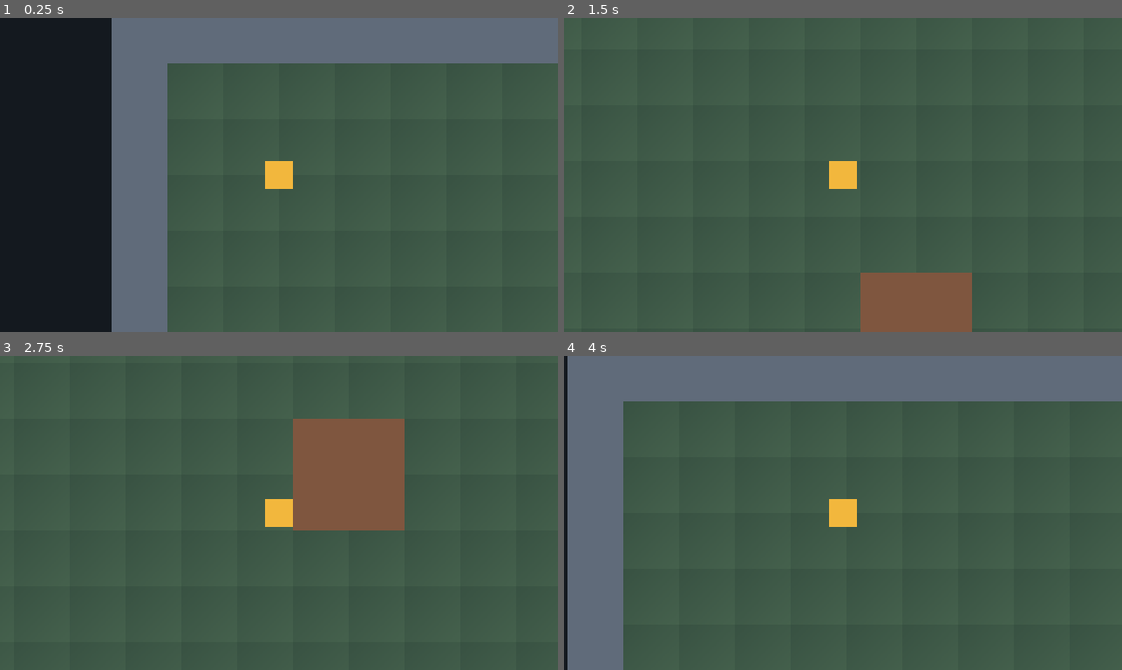
Above: before the commit, frames 1-4 (two rows, left to right).
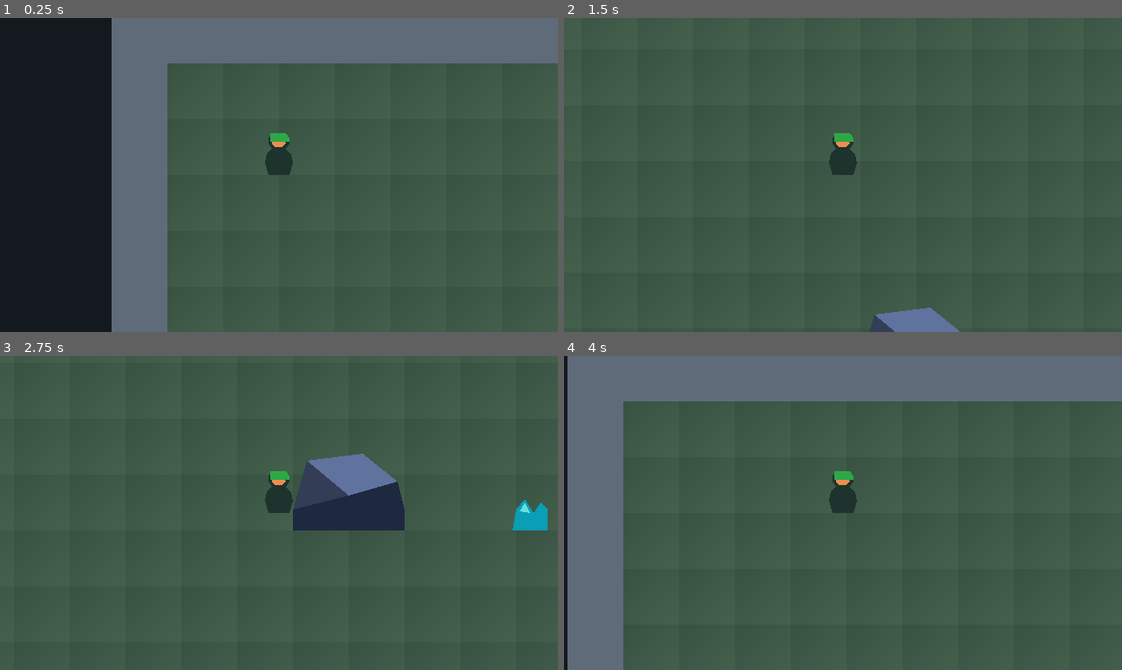
Above: after the commit, the same moments.

Repository: Piawanegawa/miners-heaven
Game: Godot game, scene res://scenes/world/test_area.tscn
Two runs of this game, one before a commit and one after it. Both use one fixed random seed, a clock stepped at 60 frames per second and the inputs below.
Inputs (mouse positions are in pixels of both pictures, inside the frame that each line leads up to):
- Up to frame 1 (0.25 s): no input
- Up to frame 2 (1.5 s): tap Enter at 0.5 s; move the mouse to (965, 159) at 0.52 s; hold D (ui_right) 0.53-1.28 s; click (965, 159) at 0.67 s; move the mouse to (731, 190) at 1.27 s; hold S (ui_down) from 1.28 s (still down)
- Up to frame 3 (2.75 s): move the mouse to (334, 443) at 2.02 s; release S (ui_down) at 2.03 s; hold D (ui_right) from 2.03 s (still down)
- Up to frame 4 (4 s): tap Space at 2.75 s; move the mouse to (815, 575) at 2.77 s; release D (ui_right) at 2.78 s; hold W (ui_up) 2.78-3.53 s; click (815, 575) at 2.92 s; move the mouse to (1010, 560) at 3.52 s; hold A (ui_left) from 3.53 s (still down)

The runs differ from the first frame. In frame 1, 0.8% of the frame differs, in the area x 47-53%, y 36-55%; in frame 2, 4.5%; in frame 3, 8.3%, in the area x 47-99%, y 20-56%; in frame 4, 0.8%.

Commit message:
Add Stardew-style depth sorting foundation

Diff:
--- a/scenes/player/player.tscn
+++ b/scenes/player/player.tscn
@@ -3,7 +3,7 @@
 [ext_resource type="Script" path="res://scripts/presentation/player_controller.gd" id="1_controller"]
 
 [sub_resource type="RectangleShape2D" id="Rectangle_player"]
-size = Vector2(16, 16)
+size = Vector2(16, 12)
 
 [node name="Player" type="CharacterBody2D"]
 motion_mode = 1
@@ -12,11 +12,20 @@
 script = ExtResource("1_controller")
 
 [node name="CollisionShape2D" type="CollisionShape2D" parent="."]
+position = Vector2(0, -6)
 shape = SubResource("Rectangle_player")
 
-[node name="Placeholder" type="Polygon2D" parent="."]
-color = Color(0.95, 0.72, 0.24, 1)
-polygon = PackedVector2Array(-8, -8, 8, -8, 8, 8, -8, 8)
+[node name="Visual" type="Polygon2D" parent="."]
+color = Color(0.12, 0.2, 0.18, 1)
+polygon = PackedVector2Array(-3, -24, 3, -24, 6, -21, 6, -18, 4, -15, 7, -12, 8, -7, 6, 0, -6, 0, -8, -7, -7, -12, -4, -15, -6, -18, -6, -21)
+
+[node name="Face" type="Polygon2D" parent="Visual"]
+color = Color(0.94, 0.55, 0.31, 1)
+polygon = PackedVector2Array(-3, -21, 3, -21, 4, -18, 2, -16, -2, -16, -4, -18)
+
+[node name="Hat" type="Polygon2D" parent="Visual"]
+color = Color(0.18, 0.66, 0.28, 1)
+polygon = PackedVector2Array(-5, -24, 4, -24, 6, -21, 6, -19, -5, -19)
 
 [node name="Camera2D" type="Camera2D" parent="."]
 zoom = Vector2(2, 2)
--- a/scenes/world/test_area.tscn
+++ b/scenes/world/test_area.tscn
@@ -28,7 +28,7 @@
 size = Vector2(32, 384)
 
 [sub_resource type="RectangleShape2D" id="Rectangle_obstacle"]
-size = Vector2(64, 64)
+size = Vector2(64, 16)
 
 [node name="TestArea" type="Node2D"]
 script = ExtResource("2_area")
@@ -88,17 +88,40 @@
 color = Color(0.38, 0.42, 0.48, 1)
 polygon = PackedVector2Array(-16, -192, 16, -192, 16, 192, -16, 192)
 
-[node name="Obstacle" type="StaticBody2D" parent="."]
-position = Vector2(288, 224)
+[node name="DepthSort" type="Node2D" parent="."]
+y_sort_enabled = true
+
+[node name="Rock" type="StaticBody2D" parent="DepthSort"]
+position = Vector2(288, 256)
 collision_layer = 1
 collision_mask = 2
 
-[node name="CollisionShape2D" type="CollisionShape2D" parent="Obstacle"]
+[node name="CollisionShape2D" type="CollisionShape2D" parent="DepthSort/Rock"]
+position = Vector2(0, -8)
 shape = SubResource("Rectangle_obstacle")
 
-[node name="Placeholder" type="Polygon2D" parent="Obstacle"]
-color = Color(0.5, 0.34, 0.25, 1)
-polygon = PackedVector2Array(-32, -32, 32, -32, 32, 32, -32, 32)
+[node name="Visual" type="Polygon2D" parent="DepthSort/Rock"]
+color = Color(0.2, 0.24, 0.34, 1)
+polygon = PackedVector2Array(-32, -12, -24, -40, 8, -44, 28, -28, 32, -12, 32, 0, -32, 0)
 
-[node name="Player" parent="." instance=ExtResource("1_player")]
+[node name="TopFace" type="Polygon2D" parent="DepthSort/Rock/Visual"]
+color = Color(0.38, 0.45, 0.62, 1)
+polygon = PackedVector2Array(-24, -40, 8, -44, 28, -28, 0, -20)
+
+[node name="FrontFace" type="Polygon2D" parent="DepthSort/Rock/Visual"]
+color = Color(0.12, 0.16, 0.25, 1)
+polygon = PackedVector2Array(-32, -12, 0, -20, 28, -28, 32, -12, 32, 0, -32, 0)
+
+[node name="Ore" type="Node2D" parent="DepthSort"]
+position = Vector2(392, 256)
+
+[node name="Visual" type="Polygon2D" parent="DepthSort/Ore"]
+color = Color(0.04, 0.62, 0.72, 1)
+polygon = PackedVector2Array(-10, 0, -8, -12, -3, -18, 2, -10, 6, -16, 10, -12, 10, 0)
+
+[node name="Highlight" type="Polygon2D" parent="DepthSort/Ore"]
+color = Color(0.4, 0.88, 0.86, 1)
+polygon = PackedVector2Array(-6, -11, -3, -16, 0, -10)
+
+[node name="Player" parent="DepthSort" instance=ExtResource("1_player")]
 position = Vector2(96, 96)
--- a/tests/test_playable_scene.gd
+++ b/tests/test_playable_scene.gd
@@ -24,7 +24,11 @@
 	var world = packed.instantiate()
 	root.add_child(world)
 	await _ticks(2)
+	var depth_sort = world.get_node_or_null("DepthSort")
+	_expect(depth_sort is Node2D and depth_sort.y_sort_enabled, "world has a shared Y-sorted entity container")
 	var player = world.get_node_or_null("Player")
+	if player == null and depth_sort is Node2D:
+		player = depth_sort.get_node_or_null("Player")
 	var ground = world.get_node_or_null("Ground")
 	_expect(player is CharacterBody2D, "main scene includes a collision-aware player")
 	_expect(ground is TileMapLayer, "world uses native tile-based ground")
@@ -32,19 +36,49 @@
 		world.free()
 		_finish()
 		return
+	_expect(player.get_parent() == depth_sort, "player is sorted with tall world props")
 	_expect(not ground.get_used_cells().is_empty(), "ground contains playable tiles")
 	_expect(ground.tile_set != null and ground.tile_set.get_source_count() > 0, "ground has placeholder tile graphics")
 	var shape = player.get_node_or_null("CollisionShape2D")
 	_expect(shape is CollisionShape2D and shape.shape != null and not shape.disabled, "player has enabled collision shape")
-	var visual = player.get_node_or_null("Placeholder")
+	if shape is CollisionShape2D and shape.shape is RectangleShape2D:
+		var collision_size: Vector2 = shape.shape.size
+		_expect(collision_size.x <= 16.0 and collision_size.y <= 16.0, "player collision footprint is compact")
+		_expect(absf(shape.position.y + collision_size.y * 0.5) < 0.01, "player collision footprint ends at the ground anchor")
+	else:
+		_expect(false, "player collision footprint is a compact rectangle at the ground anchor")
+	var visual = player.get_node_or_null("Visual")
 	_expect(visual is Polygon2D and visual.visible and visual.polygon.size() >= 3, "player has visible placeholder geometry")
+	if visual is Polygon2D:
+		var visual_top := 0.0
+		var visual_bottom := 0.0
+		for point in visual.polygon:
+			visual_top = minf(visual_top, point.y)
+			visual_bottom = maxf(visual_bottom, point.y)
+		_expect(visual_top <= -16.0 and absf(visual_bottom) < 0.01, "player visual extends upward from the ground anchor")
 	var camera = player.get_node_or_null("Camera2D")
 	_expect(camera is Camera2D, "player includes following camera")
 	if camera is Camera2D:
 		_expect(camera.enabled and camera.is_current(), "player camera is active")
 		_expect(not camera.top_level and not camera.position_smoothing_enabled, "camera follows predictably without independent transform or smoothing")
 	_expect(world.get_node_or_null("Walls/Left") is StaticBody2D, "area includes collidable boundary wall")
-	_expect(world.get_node_or_null("Obstacle") is StaticBody2D, "area includes collidable obstacle")
+	var rock = world.get_node_or_null("DepthSort/Rock")
+	_expect(rock is StaticBody2D, "area includes a collidable tall rock")
+	var rock_collision = rock.get_node_or_null("CollisionShape2D") if rock is StaticBody2D else null
+	_expect(rock_collision is CollisionShape2D and rock_collision.shape is RectangleShape2D, "rock has a rectangular base collision footprint")
+	if rock_collision is CollisionShape2D and rock_collision.shape is RectangleShape2D:
+		_expect(rock_collision.shape.size.y <= 16.0 and absf(rock_collision.position.y + rock_collision.shape.size.y * 0.5) < 0.01, "rock collision footprint ends at its ground anchor")
+	var rock_visual = rock.get_node_or_null("Visual") if rock is StaticBody2D else null
+	_expect(rock_visual is Polygon2D and rock_visual.visible, "rock has visible tall placeholder artwork")
+	if rock_visual is Polygon2D:
+		var rock_top := 0.0
+		var rock_bottom := 0.0
+		for point in rock_visual.polygon:
+			rock_top = minf(rock_top, point.y)
+			rock_bottom = maxf(rock_bottom, point.y)
+		_expect(rock_top <= -32.0 and absf(rock_bottom) < 0.01, "rock artwork rises from its ground anchor")
+	var ore = world.get_node_or_null("DepthSort/Ore")
+	_expect(ore is Node2D and not ore is CollisionObject2D, "ore visual is non-blocking")
 	await _test_input_movement(player)
 	await _test_wasd_input_movement(player)
 	await _test_collisions(player)
@@ -151,7 +185,7 @@
 
 
 func _test_collisions(player: CharacterBody2D) -> void:
-	# Fixtures: 32px boundary wall; obstacle spans x=256..320, y=192..256.
+	# Fixtures: 32px boundary wall; rock art is tall, with a base footprint at x=256..320, y=240..256.
 	player.position = Vector2(64, 96)
 	Input.action_press("ui_left")
 	await _ticks(30)
@@ -162,17 +196,18 @@
 	await _ticks(15)
 	_expect(player.position.x >= 39.9 and player.position.y > start_y + 20, "diagonal movement slides along blocked wall")
 	_release_input()
-	player.position = Vector2(224, 224)
+	player.position = Vector2(224, 248)
 	Input.action_press("ui_right")
 	await _ticks(30)
 	_expect(player.position.x <= 248.1 and player.position.x > 240, "player cannot cross obstacle")
 	_expect(player.get_slide_collision_count() > 0, "obstacle blocks using real physics collision")
 	_release_input()
-	player.position = Vector2(224, 160)
+	# Approach the collider corner with the player's ground contact, not its former body center.
+	player.position = Vector2(240, 232)
 	Input.action_press("ui_right")
 	Input.action_press("ui_down")
 	await _ticks(12)
-	_expect(not Rect2(256, 192, 64, 64).has_point(player.position), "diagonal approach does not clip through obstacle corner")
+	_expect(not Rect2(256, 240, 64, 16).has_point(player.position), "diagonal approach does not clip through rock base corner")
 	_expect(player.get_slide_collision_count() > 0, "diagonal corner approach registers collision")
 	_release_input()
 	await _ticks(2)
Not shown, added: openspec/changes/archive/2026-10-18-stardew-view/.openspec.yaml
Not shown, changed: README.md
Not shown, added: openspec/changes/archive/2026-10-18-stardew-view/design.md
Not shown, added: openspec/changes/archive/2026-10-18-stardew-view/proposal.md
Not shown, added: openspec/changes/archive/2026-10-18-stardew-view/specs/top-down-game-foundation/spec.md
Not shown, added: openspec/changes/archive/2026-10-18-stardew-view/tasks.md
Not shown, changed: openspec/specs/top-down-game-foundation/spec.md
